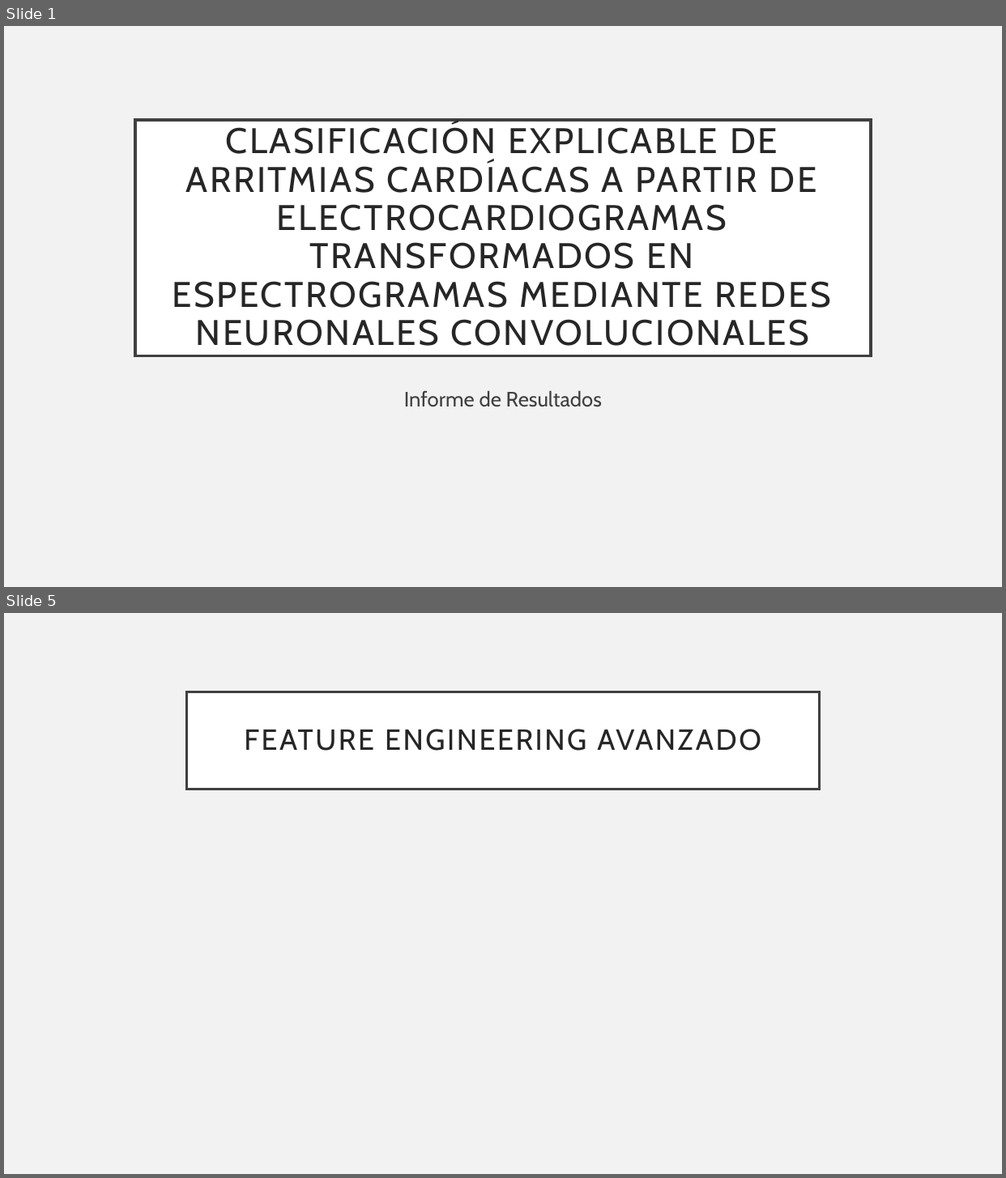
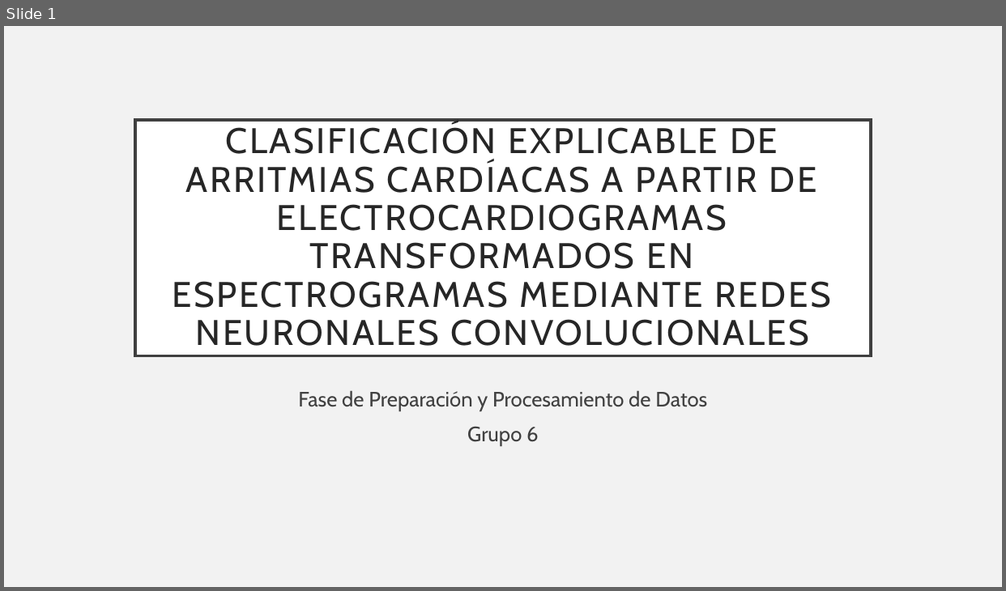
Before and after one commit to luisbustamante-droid/TITULACION_UEES, a slide deck: PresentacionTecnica_Semana2/Clasificación_explicable_dearritmias.pptx. Shown one above the other, each under a label of ours: slides 1 and 5 before the commit, slide 1 after it; the slides between them are not shown. The pictures are 1006x1178 and 1006x591 pixels, drawn with LibreOffice and Linux fonts; fonts in the diff are those of the drawing. Boxes give left, top, right and bottom in pixels: in the first picture for what was removed or moved away, otherwise in the second. Text is boxed around its words. In the diff, an @@ line names an element or a change of style, - is before the commit and + after.

```diff
--- a/PresentacionTecnica_Semana2/Clasificación_explicable_dearritmias.pptx
+++ b/PresentacionTecnica_Semana2/Clasificación_explicable_dearritmias.pptx
@@ slide 5 removed at (x1=4, y1=613, x2=1002, y2=1174), background #F2F2F2 @@
@@ title removed at (x1=187, y1=692, x2=819, y2=789) @@
-FEATURE ENGINEERING AVANZADO
@@ slide 1 changed as well @@
@@ subtitle at (x1=298, y1=390, x2=707, y2=446): text changed @@
-Informe de Resultados
+Fase de Preparación y Procesamiento de Datos
+Grupo 6
```
Also in this commit, not shown: 2 other slides changed, 7 slides added, 4 other slides removed.
